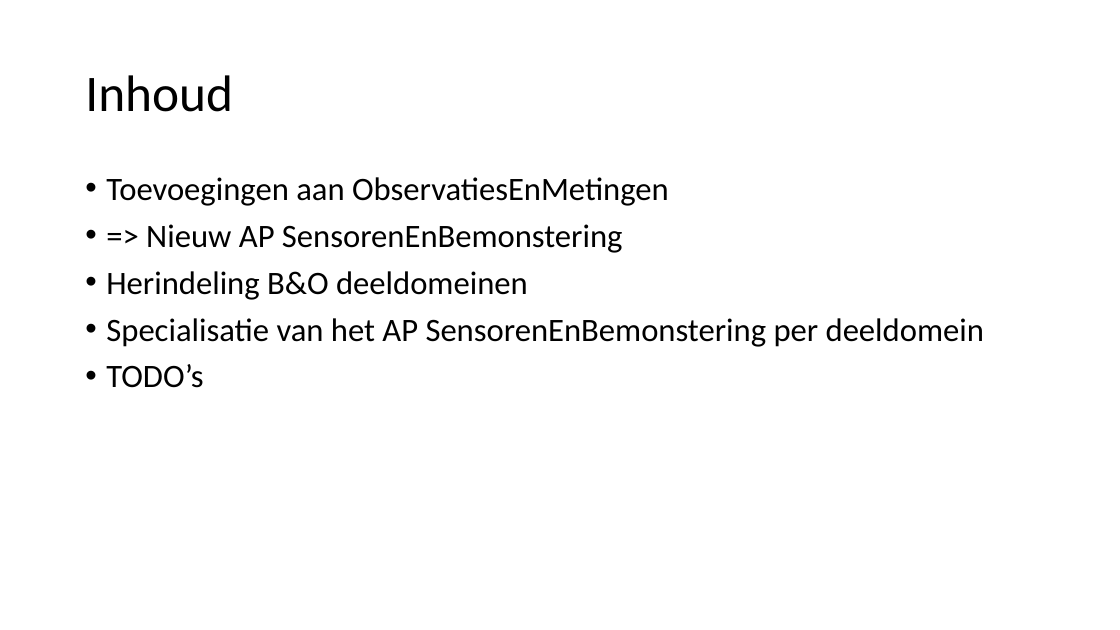
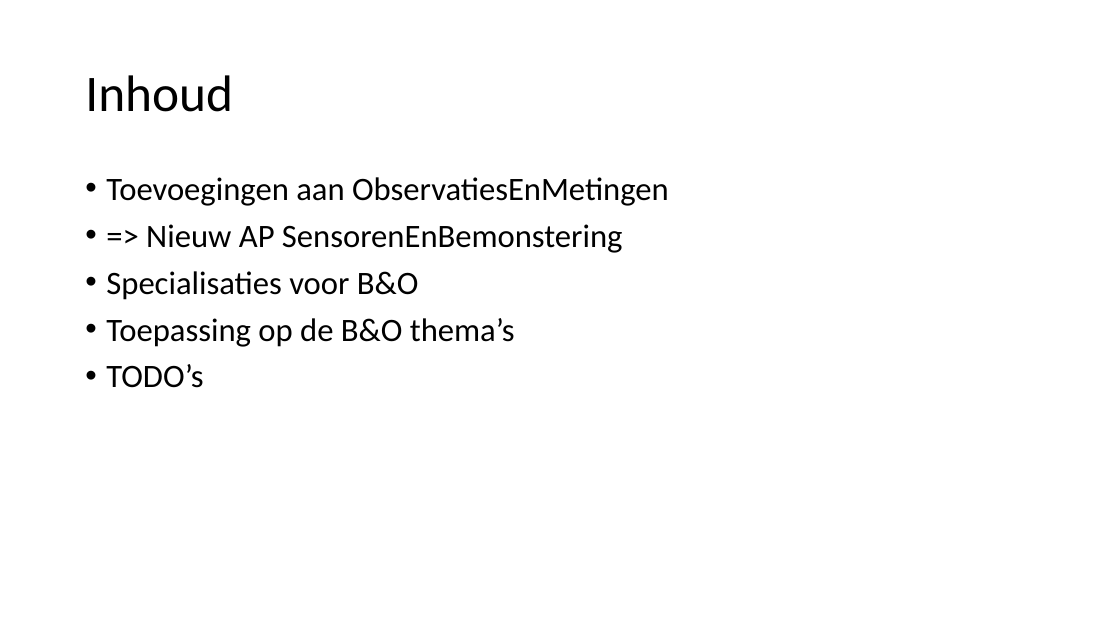
Before and after one commit to Informatievlaanderen/OSLOthema-bodemEnOndergrond, a slide deck: slide 2 of resources/consolidatie/WerkgroepConsolidatie20210531.pptx. Drawn at 1120x630 pixels with LibreOffice and Linux fonts; fonts in the diff are those of the drawing. Boxes give left, top, right and bottom in pixels: in the first picture for what was removed or moved away, otherwise in the second. Text is boxed around its words. In the diff, an @@ line names an element or a change of style, - is before the commit and + after.

```diff
--- a/resources/consolidatie/WerkgroepConsolidatie20210531.pptx
+++ b/resources/consolidatie/WerkgroepConsolidatie20210531.pptx
@@ text at [106, 271, 515, 347]: text changed @@
-• Herindeling B&O deeldomeinen
-• Specialisatie van het AP SensorenEnBemonstering per deeldomein
+• Specialisaties voor B&O
+• Toepassing op de B&O thema’s
```
Also in this commit, not shown: 15 slides added, 5 slides removed.
